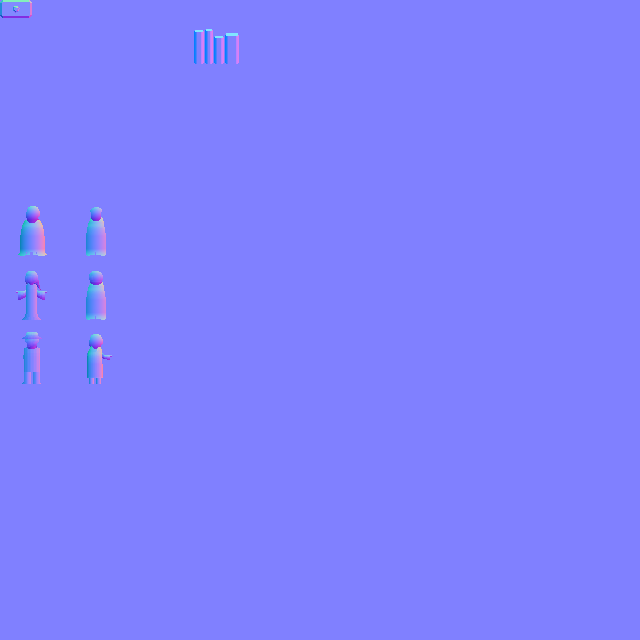
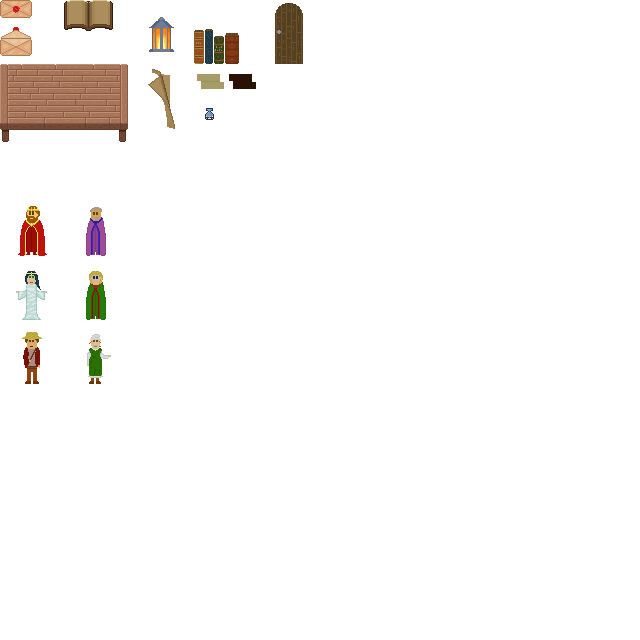
Layered file, before and after one edit (640x640). Changes by layer:
hid group "Gruppe 1" (4 layers) over (x1=0, y1=0, x2=640, y2=640)
added layer "Ebene 7" above "Ebene 5" over (x1=275, y1=3, x2=303, y2=64)
added layer "Poison" above "Hidden Brick Room" over (x1=205, y1=108, x2=214, y2=120)
added layer "Hidden Brick Room" above "Ebene 6" over (x1=229, y1=74, x2=256, y2=89)
added layer "Ebene 6" above "Envelope" over (x1=197, y1=74, x2=224, y2=89)
